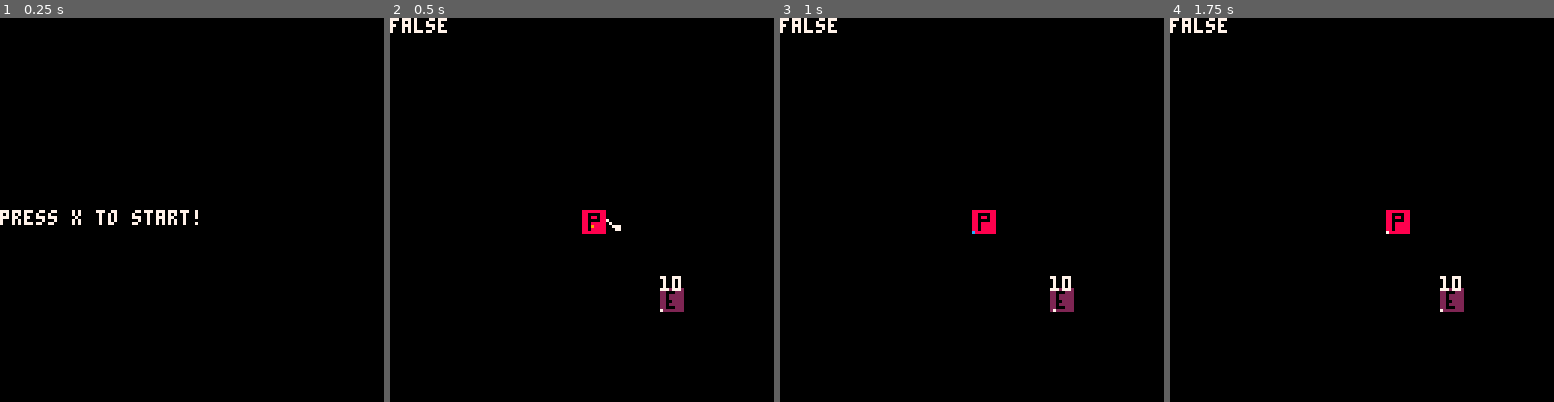
Above: before the commit, frames 1-4 (left to right).
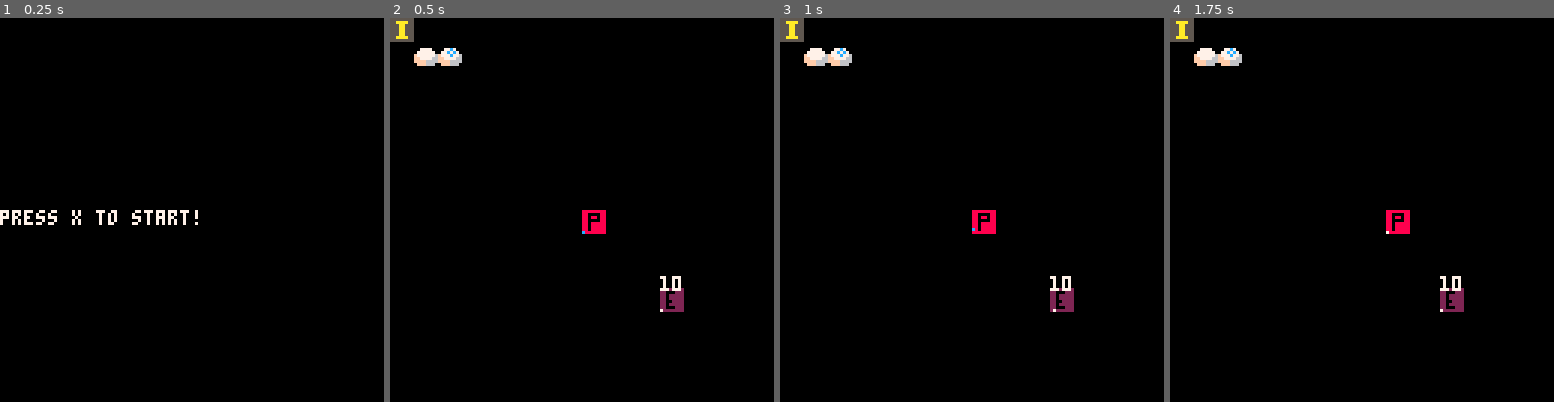
Above: after the commit, the same moments.

Repository: FrederikHR/GDB
Game: PICO-8 cartridge NewGame/main.p8
Same seed, same stepped clock (60 frames per second), same inputs: the game is played once before the commit and once after it.
Inputs:
- Up to frame 1 (0.25 s): no input
- Up to frame 2 (0.5 s): tap X (X key) at 0.33 s
- Up to frame 3 (1 s): tap O (Z key) at 0.7 s
- Up to frame 4 (1.75 s): tap X (X key) at 1.07 s; hold Right from 1.6 s (still down); tap O (Z key) at 1.7 s

Frame 1 is identical in both runs. In frame 2, 1.1% of the frame differs, in the area x 0-61%, y 0-57%; in frame 3, 1.0%; in frame 4, 1.0%.

Commit message:
inventory framework

Diff:
--- a/NewGame/main.p8
+++ b/NewGame/main.p8
@@ -5,6 +5,7 @@
 --#include update
 #include scripts/scenes/menu.lua
 #include scripts/scenes/game.lua
+#include scripts/scenes/inventory.lua
 #include scripts/entities/player.lua
 #include scripts/entities/enemy.lua
 #include scripts/gear/lib.lua
@@ -34,14 +35,14 @@
 00000000220222222202222222022222220222220000000000000000007000000077700000777700007777000077770000077700000777000000770000000000
 00000000220002222200022222000222220002220000000000000000000000000007700000077000000770000000700000000000000000000000000000000000
 00000000722222222722222222722222222722220000000000000000000000000000000000000000000000000000000000000000000000000000000000000000
-00000000222222221111111122222222111111110000000000000000000000000000000000000000000000000000000000000000000000000000000000000000
-00000000220002221100011122000222110001110000000000000000000000000000000000000000000000000000000000000000000000000000000000000000
-00000000220222221101111122022222110111110000000000000000000000000000000000000000000000000000000000000000000000000000000000000000
-00000000220222221101111122022222110111110000000000000000000000000000000000000000000000000000000000000000000000000000000000000000
-00000000220022221100111122002222110011110000000000000000000000000000000000000000000000000000000000000000000000000000000000000000
-00000000220222221101111122022222110111110000000000000000000000000000000000000000000000000000000000000000000000000000000000000000
-00000000220002221100011122000222110001110000000000000000000000000000000000000000000000000000000000000000000000000000000000000000
-00000000722222221711111122722222111711110000000000000000000000000000000000000000000000000000000000000000000000000000000000000000
+55555555222222221111111122222222111111110000000000000000000000000000000000000000000000000000000000000000000000000000000000000000
+55aaaa55220002221100011122000222110001110000000000000000000000000000000000000000000000000000000000000000000000000000000000000000
+555aa555220222221101111122022222110111110000000000000000000000000000000000000000000000000000000000000000000000000000000000000000
+555aa555220222221101111122022222110111110000000000000000000000000000000000000000000000000000000000000000000000000000000000000000
+555aa555220022221100111122002222110011110000000000000000000000000000000000000000000000000000000000000000000000000000000000000000
+555aa555220222221101111122022222110111110000000000000000000000000000000000000000000000000000000000000000000000000000000000000000
+55aaaa55220002221100011122000222110001110000000000000000000000000000000000000000000000000000000000000000000000000000000000000000
+55555555722222221711111122722222111711110000000000000000000000000000000000000000000000000000000000000000000000000000000000000000
 00000000000000000000000000000000000000000000000000000000000000000000000000000000000000000000000000000000000000000000000000000000
 00000000000000000000000000000000000000000000000000000000000000000000000000000000000000000000000000000000000000000000000000000000
 00000000000000000000000000000000000000000000000000000000000000000000000000000000000000000000000000000000000000000000000000000000
@@ -58,6 +59,9 @@
 ff777766ff7777660000000000000000000000000000000000000000000000000000000000000000000000000000000000000000000000000000000000000000
 ffff6666ffff66660000000000000000000000000000000000000000000000000000000000000000000000000000000000000000000000000000000000000000
 0fff66600fff66600000000000000000000000000000000000000000000000000000000000000000000000000000000000000000000000000000000000000000
+__gff__
+0000000000000000000000000000000000000000000000000000000000000000010000000000000000000000000000000000000000000000000000000000000000000000000000000000000000000000000000000000000000000000000000000000000000000000000000000000000000000000000000000000000000000000
+0000000000000000000000000000000000000000000000000000000000000000000000000000000000000000000000000000000000000000000000000000000000000000000000000000000000000000000000000000000000000000000000000000000000000000000000000000000000000000000000000000000000000000
 __map__
 0000000000000000000000000000000000000000000000000000000000000000000000000000000000000000000000000000000000000000000000000000000000000000000000000000000000000000000000000000000000000000000000000000000000000000000000000000000000000000000000000000000000000000
 0040410000000000000000000000000000000000000000000000000000000000000000000000000000000000000000000000000000000000000000000000000000000000000000000000000000000000000000000000000000000000000000000000000000000000000000000000000000000000000000000000000000000000
--- a/NewGame/scripts/entities/player.lua
+++ b/NewGame/scripts/entities/player.lua
@@ -34,6 +34,7 @@
     p.pressarrow=false
     p.flp=false
     p.attack=false
+    p.interact=false
     p.aframe=0
     p.max_aframe=10
 end
@@ -48,9 +49,12 @@
         p.attack=false
     end
     move_player()
-    player_attack()
-    animate(p)
-    animate(atk)
+    player_interact()
+    if not p.interact then
+        player_attack()
+        animate(p)
+        animate(atk)
+    end
 end
 
 function draw_player()
@@ -110,16 +114,26 @@
     p.y+=p.dy
 end
 
+function player_interact()
+    -- if not already attacking
+    if p.aframe == 0 then
+        if collide_map(p,"center",0) and btn(❎) then
+            p.interact=true
+            inv_init()
+        end
+    end
+end
+
 function player_attack()
     -- if not already attacking
     if p.aframe == 0 then
-        if btn(❎) then
+        if btnp(❎) then
             p.attack=true
             --p.play="attack_1"
             p.play="attack_1"
             atk.play="slice"
         end
-        if btn(🅾️) then
+        if btnp(🅾️) then
             p.attack=true
         end
     end
@@ -136,5 +150,4 @@
 
 function draw_attack()
     spr(abs(atk.spr),atk.x,atk.y,atk.sz,atk.sz,p.flp)
-    print(collide_sprite(atk,"atk",enemies[1]),0,0)
 end
--- a/NewGame/scripts/scenes/game.lua
+++ b/NewGame/scripts/scenes/game.lua
@@ -1,3 +1,7 @@
+game_state={
+    level=1
+}
+
 function game_init()
     camera(0,0)
     _update=game_update
@@ -6,6 +10,8 @@
 
 function game_draw()
     cls()
+    map(0,0)
+    mset(0,0,32)
     draw_player()
     for _,e in pairs(enemies) do
         draw_enemy(e)
--- a/NewGame/scripts/scenes/inventory.lua
+++ b/NewGame/scripts/scenes/inventory.lua
@@ -0,0 +1,49 @@
+inv_pos={0,0}
+max_inv_sz=5
+
+function inv_init()
+    camera(0,0)
+    _update=inv_update
+    _draw=inv_draw
+end
+
+function inv_draw()
+    cls()
+    print("you are on the inventory screen!")
+    print("press 🅾️ to go exit",0,10)
+    --draw_inv()
+end
+
+function inv_update()
+    move_inv()
+end
+
+function move_inv()
+    if btn(⬅️) then
+        inv_pos[1]-=1
+    elseif btn(➡️) then
+        inv_pos[1]+=1
+    elseif btn(⬆️) then
+        inv_pos[2]-=1
+    elseif btn(⬇️) then
+        inv_pos[2]+=1
+    elseif btnp(❎) then
+        print("asdasd")
+    elseif btnp(🅾️) then
+        p.interact=false
+        game_init()
+    end
+end
+
+function inv_ob(dir)
+    if dir=="left" then
+        if (inv_pos[1]==0) return true
+    elseif dir=="right" then
+        if (inv_pos[1]==max_inv_sz) return true
+    elseif dir=="up" then
+        if (inv_pos[2]==0) return true
+    elseif dir=="down" then
+        if (inv_pos[2]==max_inv_sz) return true
+    end
+    return false
+end
--- a/NewGame/scripts/utils/collision.lua
+++ b/NewGame/scripts/utils/collision.lua
@@ -1,7 +1,7 @@
 function collide_map(obj,aim,flag)
 	--obj = table, needs x,y,w,h
 	local x=obj.x    local y=obj.y
-	local w=obj.sw*8 local h=obj.sh*8
+	local w=obj.sz*8 local h=obj.sz*8
 
 	local x1=0 local y1=0
 	local x2=0 local y2=0
@@ -18,17 +18,17 @@
 	elseif aim=="down" then
 		x1=x+3      y1=y+h
 		x2=x+w-2    y2=y+h+1
-	elseif aim=="downish" then
-		x1=x+4        y1=y+h
-		x2=x+w-2      y2=y+h+2
- elseif aim=="center" then
+    elseif aim=="center" then
 		x1=x+2      y1=y
 		x2=x+w-2    y2=y+h-2
 	end
 
 	--pixels to tiles
-	x1/=8 y1/=8
-	x2/=8 y2/=8
+	x1\=8 y1\=8
+	x2\=8 y2\=8
+
+    log(x1.." "..y1.." "..x2.." "..y2)
+    log(fget(mget(x1,y1),flag))
 
 	if fget(mget(x1,y1),flag)
 	or fget(mget(x1,y2),flag)
Not shown, changed: NewGame/log.p8l
